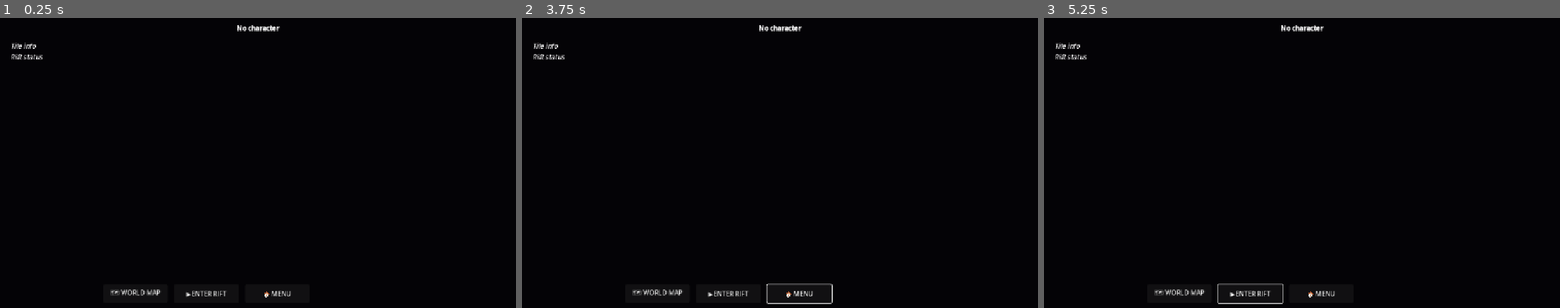
Above: before the commit, frames 1-3 (left to right).
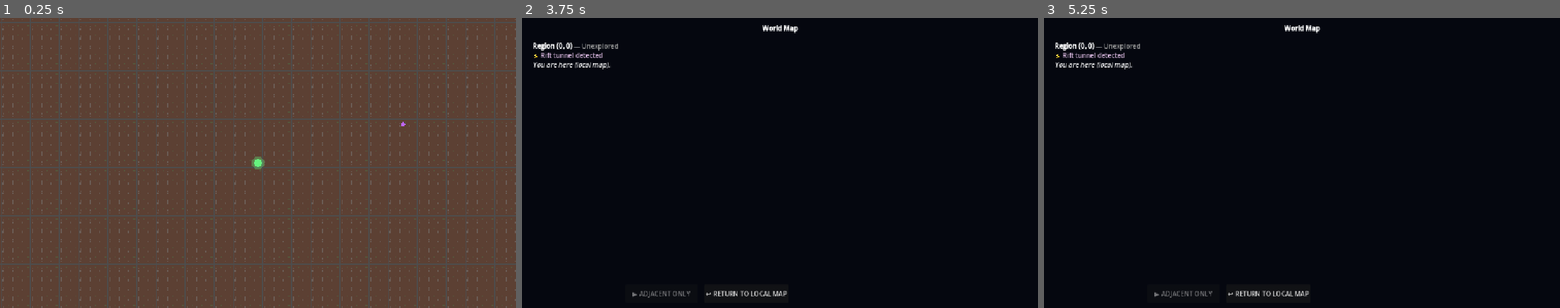
Above: after the commit, the same moments.

Repository: AhmiDarrow/FallenEarth
Game: Godot game, scene res://scenes/HubWorld.tscn
Same seed, same stepped clock (60 frames per second), same inputs: the game is played once before the commit and once after it. This scene is started directly instead of the project's main scene.
Inputs (mouse positions are in pixels of both pictures, inside the frame that each line leads up to):
- Up to frame 1 (0.25 s): no input
- Up to frame 2 (3.75 s): click (728, 293) at 0.5 s, where only the run before the commit has a clickable "▶ENTER RIFT"; click (728, 293) at 1.25 s, where only the run before the commit has a clickable "▶ENTER RIFT"; click (656, 293) at 2 s, where only the run before the commit has a clickable "🗺 WORLD MAP"; click (800, 293) at 2.75 s, where only the run before the commit has a clickable "🏠 MENU"; move the mouse to (893, 148) at 3.52 s; hold Right from 3.53 s (still down); tap M at 3.6 s; click (893, 148) at 3.67 s
- Up to frame 3 (5.25 s): release Right at 4.25 s; click (1265, 293) at 4.25 s, where only the run after the commit has a clickable "↩ RETURN TO LOCAL MAP"; tap Enter at 5 s; move the mouse to (1198, 177) at 5.02 s; hold Down from 5.03 s (still down); tap M at 5.1 s

The runs differ from the first frame. In frame 1, 100% of the frame differs, in the area x 0-100%, y 0-100%; in frame 2, 1.3%; in frame 3, 1.3%.
Error before the commit: Parse Error: Cannot infer the type of "radius" variable because the value doesn't have a set type. (res://scripts/HubWorld.gd:259)

Commit message:
Fix type inference parse errors in HubWorld.gd (explicit :float annotations for radius, r2, t)

Diff:
--- a/scripts/HubWorld.gd
+++ b/scripts/HubWorld.gd
@@ -256,18 +256,18 @@
 
 
 func _make_circle_texture(color: Color, size: Vector2) -> Texture2D:
-	var radius := min(size.x, size.y) * 0.5
+	var radius: float = min(size.x, size.y) * 0.5
 	var diameter := int(radius * 2.0)
 	var img := Image.create(diameter, diameter, false, Image.FORMAT_RGBA8)
 	var center := Vector2(radius, radius)
-	var r2 := radius * radius
+	var r2: float = radius * radius
 	for py in diameter:
 		for px in diameter:
 			var dx := float(px) + 0.5 - center.x
 			var dy := float(py) + 0.5 - center.y
 			var dist2 := dx * dx + dy * dy
 			if dist2 <= r2:
-				var t := 1.0 - sqrt(dist2) / radius
+				var t: float = 1.0 - sqrt(dist2) / radius
 				var c := color.lerp(Color(color.r, color.g, color.b, 1.0), t * 0.4)
 				img.set_pixel(px, py, c)
 			else:
